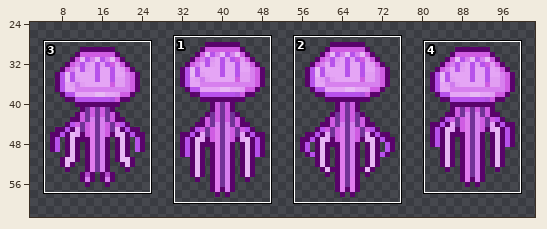
Two versions of one sprite sheet, Assets/MiniGames/Mg9/Sprites/Jellyfish.png. The first picture is a wide view before the edit; the outline marks the close-up.
Close-up. Before:
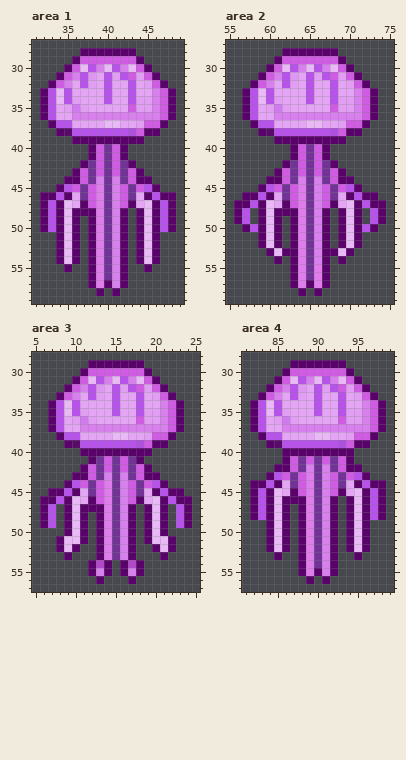
The file is 144x75 pixels. Pixels under 10% opacity are left out. Colours within 5 levels of each other are drawn and written as one. Shown: area 1: x 31..49, y 27..59; area 2: x 55..75, y 27..59; area 3: x 5..25, y 28..57; area 4: x 81..99, y 28..57. The wide view leaves out empty margins.
After:
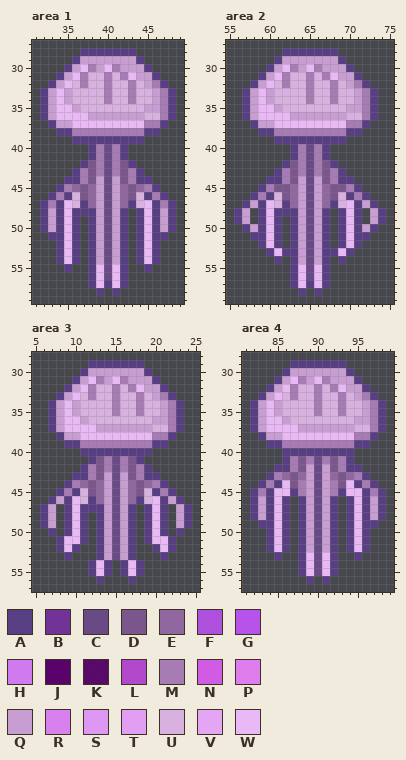
Palette (. is transparent): A #583f83  B #723397  C #694a87  D #7b568c  E #90689f  F #b752ebec  G #b752eb  H #cf7aee  J #59036a  K #5a046be6  L #b249cb  M #a77bb3  N #cf5ce2  P #df7ded  Q #c89dd1  R #d780ee  S #de97f2  T #e19ef2  U #d8b1e0  V #e5a5f5  W #e8b9f4
The commit says: Mg9 : 해파리 이질감 해소
Diff:
--- area 1
@@ x 31..49 @@
 27 ...................
-28 ......JJJJJJJ......
-29 .....JNNNNNNNJ.....
-30 ....JNWGRWGRWNJ....
-31 ...JNRGSVGTGNTNJ...
-32 ..JNRVGTVGVVGVTNJ..
-33 .JGWGVVVVGVVGVVRNJ.
-34 .JGWGTVVVGVVGTTRNJ.
-35 .JGVTHTVVVVVNTTRNJ.
-36 .JGVVRRRRRRRRRRRNJ.
-37 ..JGGVVVVWWVVTNNJ..
-38 ...JKGGGGGGGFNJJ...
-39 .....JJJJJJJJJ.....
-40 .......JNBNJ.......
-41 .......JNBNJ.......
-42 ......JBNBNBJ......
-43 .....JNBNBNBNJ.....
-44 ....JJNBRBRBNJJ....
-45 ...JGNBNPBRNBNGJ...
-46 .JJGJVBNPBRNBVJGJJ.
-47 .JGJWVJNPBRNJVWJGJ.
-48 .JGJWJJJPBRJ.JWJGJ.
-49 .JGJWJ.JPBRJ.JWJGJ.
-50 .JGJWJ.JPBRJ.JWJGJ.
-51 ...JWJ.JPBRJ.JWJ...
-52 ...JWJ.JPBRJ.JWJ...
-53 ...JWJ.JPBRJ.JWJ...
-54 ...JWJ.JPBRJ.JWJ...
-55 ....J..JPBRJ..J....
-56 .......JPBRJ.......
-57 .......JPJRJ.......
-58 ........J.J........
+28 ......AAAAAAA......
+29 .....AQQQQQQQA.....
+30 ....AQWMQWMQQQA....
+31 ...AQWMUUMUMWQQA...
+32 ..AQWUMUUMUUMUQMA..
+33 .AQWQUUUUMUUMUUQMA.
+34 .AQWQUUUUMUUMUUQMA.
+35 .AQWWQUUUUUUUUQQMA.
+36 .AQWWWWQQQQQQQUUMA.
+37 ..AQQWWWWWWWWWMMA..
+38 ...AAMMMMMMMMMAA...
+39 .....AAAAAAAAA.....
+40 .......AMCMA.......
+41 .......AMCMA.......
+42 ......ADMCMDA......
+43 .....AMDMCMDMA.....
+44 ....AAMDQCQDMAA....
+45 ...AMEDEQCQEDEMA...
+46 ..AMAUDEQCQEDUAMA..
+47 .AMAWUAEQCQEAUWAMA.
+48 .AQAWAAAQCQA.AWAQA.
+49 .AQAWA.AQCQA.AWAQA.
+50 .AQAWA.AQCQA.AWAQA.
+51 ..AAWA.AQCQA.AWAA..
+52 ...AWA.AQCQA.AWA...
+53 ...AWA.AQCQA.AWA...
+54 ...AWA.AQCQA.AWA...
+55 ....A..AWCWA..A....
+56 .......AWCWA.......
+57 .......AWAWA.......
+58 ........A.A........
 59 ...................
--- area 2
@@ x 55..75 @@
 27 .....................
-28 .......JJJJJJJ.......
-29 ......JNNNNNNNJ......
-30 .....JNWGRWGRWNJ.....
-31 ....JNRGSVGTGNTNJ....
-32 ...JNRVGTVGVVGVTNJ...
-33 ..JGWGVVVVGVVGVVRNJ..
-34 ..JGWGTVVVGVVGTTRNJ..
-35 ..JGVTHTVVVVVNTTRNJ..
-36 ..JGVVRRRRRRRRRRRNJ..
-37 ...JGGVVVVWWVVTNNJ...
-38 ....JKGGGGGGGFNJJ....
-39 ......JJJJJJJJJ......
-40 ........JNBNJ........
-41 ........JNBNJ........
-42 .......JBNBNBJ.......
-43 ......JNBNBNBNJ......
-44 .....JJNBRBRBNJJ.....
-45 ....JGNBNPBRNBNGJ....
-46 ..JJGJVBNPBRNBVJGJJ..
-47 .JJGJWVJNPBRNJVWJGJJ.
-48 .JG.JWJJJPBRJ.JWJ.GJ.
-49 .JG.JWJ.JPBRJ.JWJ.GJ.
-50 ..JGJWJ.JPBRJ.JWJGJ..
-51 ....JWJ.JPBRJ.JWJ....
-52 ....JWJ.JPBRJ.JWJ....
-53 .....JWJJPBRJJWJ.....
-54 ......J.JPBRJ.J......
-55 ........JPBPJ........
-56 ........JPBPJ........
-57 ........JPJPJ........
-58 .........J.J.........
+28 .......AAAAAAA.......
+29 ......AQQQQQQQA......
+30 .....AQWMQWMQQQA.....
+31 ....AQWMUUMUMWQQA....
+32 ...AQWUMUUMUUMUQMA...
+33 ..AQWQUUUUMUUMUUQMA..
+34 ..AQWQUUUUMUUMUUQMA..
+35 ..AQWWQUUUUUUUUQQMA..
+36 ..AQWWWWQQQQQQQUUMA..
+37 ...AQQWWWWWWWWWMMA...
+38 ....AAMMMMMMMMMAA....
+39 ......AAAAAAAAA......
+40 ........AMCMA........
+41 ........AMCMA........
+42 .......ADMCMDA.......
+43 ......AMDMCMDMA......
+44 .....AAMDQCQDMAA.....
+45 ....AMDDEQCQEDDMA....
+46 ...AMAUDEQCQEDUAMA...
+47 ..AQAWUAEQCQEAUWAQA..
+48 .AQ.AWAAAQCQA.AWA.QA.
+49 .AQ.AWA.AQCQA.AWA.QA.
+50 ..AQAWA.AQCQA.AWAQA..
+51 ...AAWA.AQCQA.AWAA...
+52 ....AWA.AQCQA.AWA....
+53 .....AWAAQCQAAWA.....
+54 ......A.AQCQA.A......
+55 ........AWCWA........
+56 ........AWCWA........
+57 ........AWAWA........
+58 .........A.A.........
 59 .....................
--- area 3
@@ x 5..25 @@
 28 .....................
-29 .......JJJJJJJ.......
-30 ......JNNNNNNNJ......
-31 .....JNWGRWGRWNJ.....
-32 ....JNRGSVGTGNTNJ....
-33 ...JNRVGTVGVVGVTNJ...
-34 ..JGWGVVVVGVVGVVRNJ..
-35 ..JGWGTVVVGVVGTTRNJ..
-36 ..JGVTHTVVVVVNTTRNJ..
-37 ..JGVVRRRRRRRRRRRNJ..
-38 ...JGGVVVVWWVVTNNJ...
-39 ....JKGGGGGGGFNJJ....
-40 ......JJJJJJJJJ......
-41 .......JBNBNBJ.......
-42 ......JNBNBNBNJ......
-43 .....JJNBRBRBNJJ.....
-44 ....JGNBNPBRNBNGJ....
-45 ..JJGJVBNPBRNBVJGJJ..
-46 .JJGJWVJNPBRNJVWJGJJ.
-47 .JG.JWJJJPBRJ.JWJ.GJ.
-48 .JG.JWJ.JPBRJ.JWJ.GJ.
-49 .JG.JWJ.JPBRJ.JWJ.GJ.
-50 ....JWJ.JPBRJ.JWJ....
-51 ...JWWJ.JPBRJ.JWWJ...
-52 ...JWJ..JPBRJ..JWJ...
-53 ....J...JPBRJ...J....
-54 .......JLJ.JLJ.......
-55 .......JRJ.JRJ.......
-56 ........J...J........
+29 .......AAAAAAA.......
+30 ......AQQQQQQQA......
+31 .....AQWMQWMQQQA.....
+32 ....AQWMUUMUMWQQA....
+33 ...AQWUMUUMUUMUQMA...
+34 ..AQWQUUUUMUUMUUQMA..
+35 ..AQWQUUUUMUUMUUQMA..
+36 ..AQWWQUUUUUUUUQQMA..
+37 ..AQWWWWQQQQQQQUUMA..
+38 ...AQQWWWWWWWWWMMA...
+39 ....AAMMMMMMMMMAA....
+40 ......AAAAAAAAA......
+41 .......ADMCMDA.......
+42 ......AMDMCMDMA......
+43 .....AAMDQCQDMAA.....
+44 ....AMEDEQCQEDEMA....
+45 ...AMAUDEQCQEDUAMA...
+46 ..AQAWUAEQCQEAUWAQA..
+47 .AQ.AWAAAQCQA.AWA.QA.
+48 .AQ.AWA.AQCQA.AWA.QA.
+49 .AQ.AWA.AQCQA.AWA.QA.
+50 ..A.AWA.AQCQA.AWA.A..
+51 ...AWWA.AQCQA.AWWA...
+52 ...AWA..AQCQA..AWA...
+53 ....A...AQCQA...A....
+54 .......AWA.AWA.......
+55 .......AWA.AWA.......
+56 ........A...A........
 57 .....................
--- area 4
@@ x 81..99 @@
 28 ...................
-29 ......JJJJJJJ......
-30 .....JNNNNNNNJ.....
-31 ....JNWGRWGRWNJ....
-32 ...JNRGSVGTGNTNJ...
-33 ..JNRVGTVGVVGVTNJ..
-34 .JGWGVVVVGVVGVVRNJ.
-35 .JGWGTVVVGVVGTTRNJ.
-36 .JGVTHTVVVVVNTTRNJ.
-37 .JGVVRRRRRRRRRRRNJ.
-38 ..JGGVVVVWWVVTNNJ..
-39 ...JKGGGGGGGFNJJ...
-40 .....JJJJJJJJJ.....
-41 .....JNBNBNBNJ.....
-42 ....JJNBRBRBNJJ....
-43 ...JGNBNPBRNBNGJ...
-44 .JJGJVBNPBRNBVJGJJ.
-45 .JGJWVJNPBRNJVWJGJ.
-46 .JGJWJJJPBRJ.JWJGJ.
-47 .JGJWJ.JPBRJ.JWJGJ.
-48 .JGJWJ.JPBRJ.JWJGJ.
-49 ...JWJ.JPBRJ.JWJ...
-50 ...JWJ.JPBRJ.JWJ...
-51 ...JWJ.JPBRJ.JWJ...
-52 ...JWJ.JPBRJ.JWJ...
-53 ....J..JPBRJ..J....
-54 .......JPBRJ.......
-55 .......JPJRJ.......
-56 ........J.J........
+29 ......AAAAAAA......
+30 .....AQQQQQQQA.....
+31 ....AQWMQWMQQQA....
+32 ...AQWMUUMUMWQQA...
+33 ..AQWUMUUMUUMUQMA..
+34 .AQWQUUUUMUUMUUQMA.
+35 .AQWQUUUUMUUMUUQMA.
+36 .AQWWQUUUUUUUUQQMA.
+37 .AQWWWWQQQQQQQUUMA.
+38 ..AQQWWWWWWWWWMMA..
+39 ...AAMMMMMMMMMAA...
+40 .....AAAAAAAAA.....
+41 .....AMDMCMDMA.....
+42 ....AAMDQCQDMAA....
+43 ...AMEDEQCQEDEMA...
+44 ..AMAWDMQCQMDWAMA..
+45 .AMAWWAMQCQMAWWAMA.
+46 .AQAWA.AQCQA.AWAQA.
+47 .AQAWA.AQCQA.AWAQA.
+48 .AQAWA.AQCQA.AWAQA.
+49 ..AAWA.AQCQA.AWAA..
+50 ...AWA.AQCQA.AWA...
+51 ...AWA.AQCQA.AWA...
+52 ...AWA.AQCQA.AWA...
+53 ....A..AWCWA..A....
+54 .......AWCWA.......
+55 .......AWCWA.......
+56 ........A.A........
 57 ...................
Pixel boxes of the changes (left, top, right, bottom) in both close-ups:
changed: (40, 48, 176, 296)
changed: (234, 48, 386, 296)
changed: (40, 360, 192, 584)
changed: (250, 360, 386, 584)
